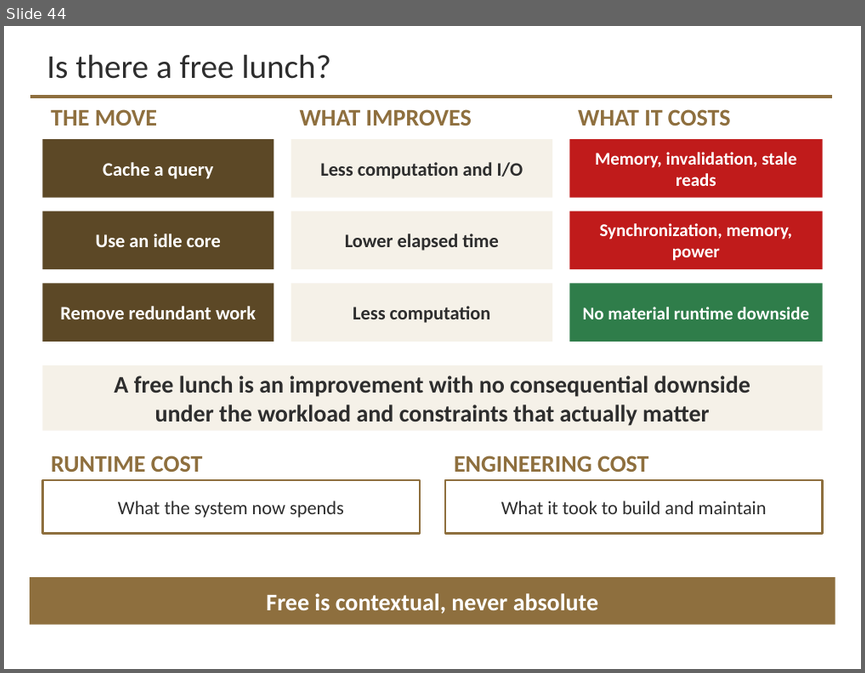
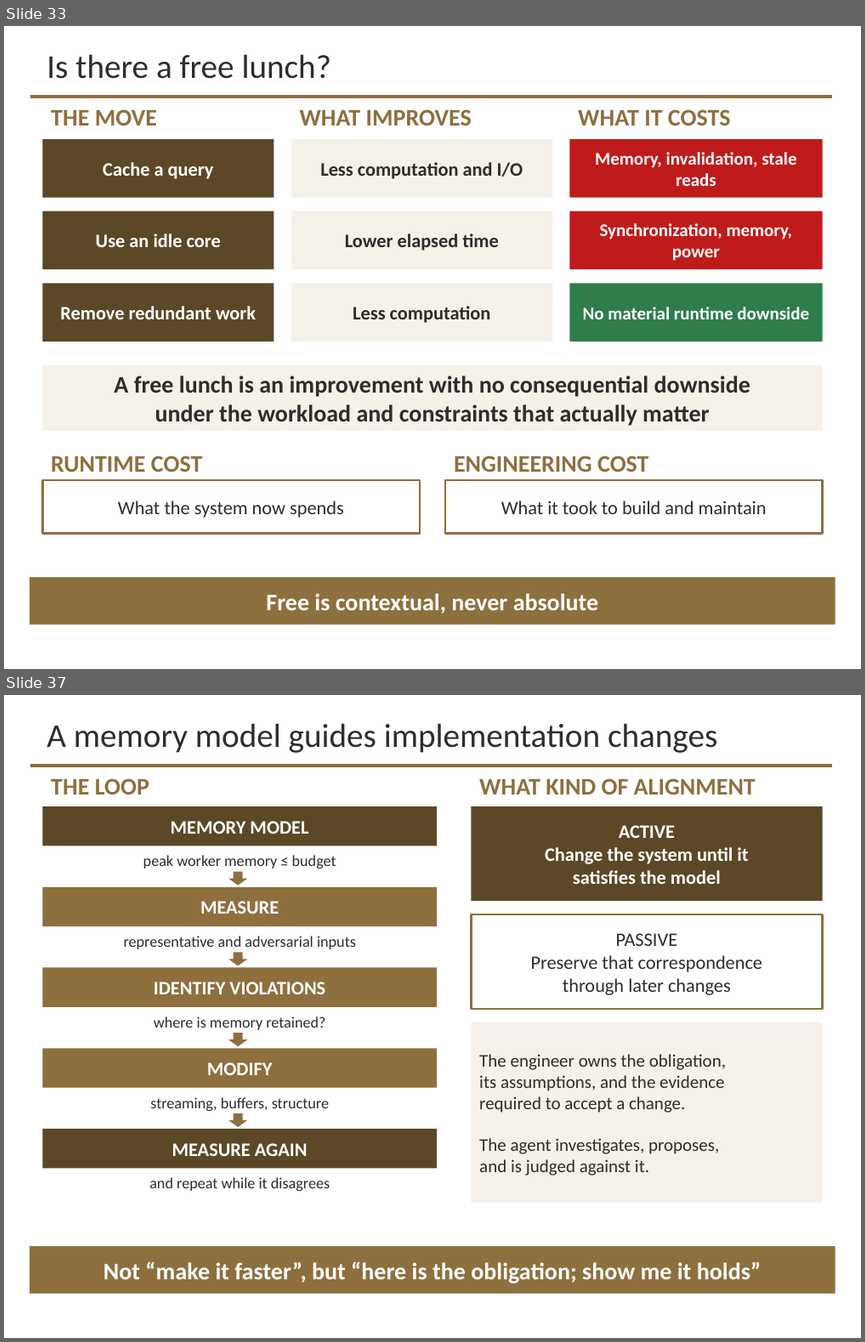
Before and after one commit to davisjam/model-based-agentic-software-engineering, a slide deck: course/lectures/act-3-software-in-the-world/04-performance-and-reliability/3-4-Performance-and-Reliability-1-Performance-Engineering.pptx. Shown one above the other, each under a label of ours: slide 44 before the commit, slides 33 and 37 after it; the slides between them are not shown. The pictures are 865x673 and 865x1342 pixels, drawn with LibreOffice and Linux fonts; fonts in the diff are those of the drawing; background and template pictures are left out. Boxes give left, top, right and bottom in pixels: in the first picture for what was removed or moved away, otherwise in the second. Text is boxed around its words. In the diff, an @@ line names an element or a change of style, - is before the commit and + after.

```diff
--- a/course/lectures/act-3-software-in-the-world/04-performance-and-reliability/3-4-Performance-and-Reliability-1-Performance-Engineering.pptx
+++ b/course/lectures/act-3-software-in-the-world/04-performance-and-reliability/3-4-Performance-and-Reliability-1-Performance-Engineering.pptx
@@ slide 37 added at (4,695,861,1338), background #FFFFFF; not listed: 1 template element that a slide beside it also shows @@
@@ title added at (46,723,717,753), 28 pt, text #2D2D2D @@
+A memory model guides implementation changes
@@ text added at (51,778,149,794), 20 pt, text #8E6F3E, bold @@
+THE LOOP
@@ text added at (479,778,755,794), 20 pt, text #8E6F3E, bold @@
+WHAT KIND OF ALIGNMENT
@@ rectangle added at (42,806,437,845), fill #5C4826, 16 pt, text #FFFFFF, bold @@
+MEMORY MODEL
@@ rectangle added at (471,806,823,901), fill #5C4826, 16 pt, text #FFFFFF, bold @@
+ACTIVE
+Change the system until it
+satisfies the model
@@ text added at (143,855,336,868), 13 pt, text #2D2D2D @@
+peak worker memory ≤ budget
@@ down arrow added at (228,872,247,885), fill #8E6F3E @@
@@ rectangle added at (42,887,437,926), fill #8E6F3E, 16 pt, text #FFFFFF, bold @@
+MEASURE
@@ rectangle added at (471,914,823,1009), fill #FFFFFF, outline #8E6F3E 1.75 pt, 16 pt, text #2D2D2D @@
+PASSIVE
+Preserve that correspondence
+through later changes
@@ text added at (124,936,356,949), 13 pt, text #2D2D2D @@
+representative and adversarial inputs
@@ rectangle added at (42,968,437,1007), fill #8E6F3E, 16 pt, text #FFFFFF, bold @@
+IDENTIFY VIOLATIONS
@@ down arrow added at (228,952,247,966), fill #8E6F3E @@
@@ text added at (154,1016,325,1030), 13 pt, text #2D2D2D @@
+where is memory retained?
@@ rectangle added at (471,1022,823,1202), fill #F5F1E8, 15 pt, text #2D2D2D @@
+The engineer owns the obligation,
+its assumptions, and the evidence
+required to accept a change.
+The agent investigates, proposes,
+and is judged against it.
@@ rectangle added at (42,1048,437,1088), fill #8E6F3E, 16 pt, text #FFFFFF, bold @@
+MODIFY
@@ down arrow added at (228,1032,247,1046), fill #8E6F3E @@
@@ text added at (150,1097,329,1111), 13 pt, text #2D2D2D @@
+streaming, buffers, structure
@@ down arrow added at (228,1113,247,1127), fill #8E6F3E @@
@@ rectangle added at (42,1129,437,1168), fill #5C4826, 16 pt, text #FFFFFF, bold @@
+MEASURE AGAIN
@@ text added at (149,1177,330,1191), 13 pt, text #2D2D2D @@
+and repeat while it disagrees
@@ rectangle added at (30,1246,835,1293), fill #8E6F3E, 20 pt, text #FFFFFF, bold @@
+Not “make it faster”, but “here is the obligation; show me it holds”
@@ what was slide 44 is now slide 33 @@
```
Also in this commit, not shown: 3 other slides added.
